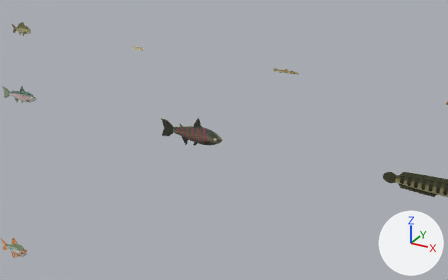
One commit to the Blender file blend/fish.blend: the scene before it, then after it.
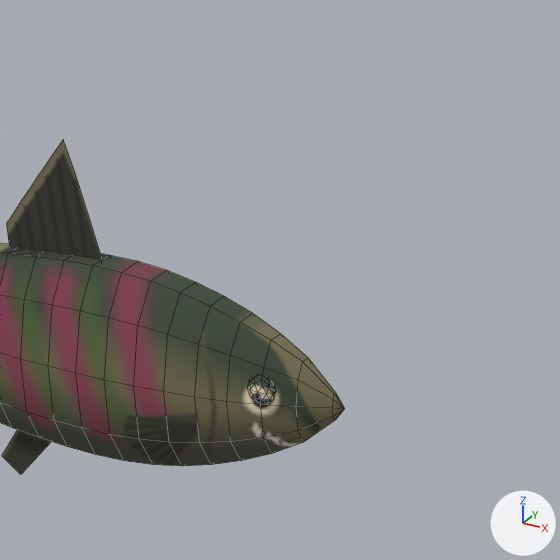
Old and new are each drawn from a 50 mm camera at (17.189, -12.268, 4.148) aimed at (12.523, -3.783, -0.094) and again close up on the part from 43% to 54% of the width and 38% to 55% of the height. The lights are fixed; the arrows at lower right show +X, +Y and +Z. The last two pictures show the newer version. The close-ups show mesh edges as thin lines.

Before the edit, the objects in view are built like this:
```python
me_fish_yeoneo = bpy.data.meshes.new('fish_yeoneo')
me_fish_yeoneo.from_pydata(...)  # 389 vertices, 385 faces; spans x -0.6..0.616, y -0.076..0.076, z -0.255..0.324
me_fish_yeoneo.materials.append(mat_tx_yeoneo)  # picture img_tx_yeoneo_png
ob_fish_yeoneo = bpy.data.objects.new('fish_yeoneo', me_fish_yeoneo)
ob_fish_yeoneo.location = (12.0, -4.0, 0.0)
```
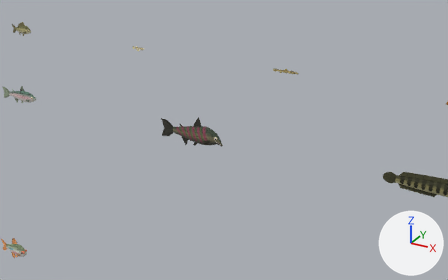
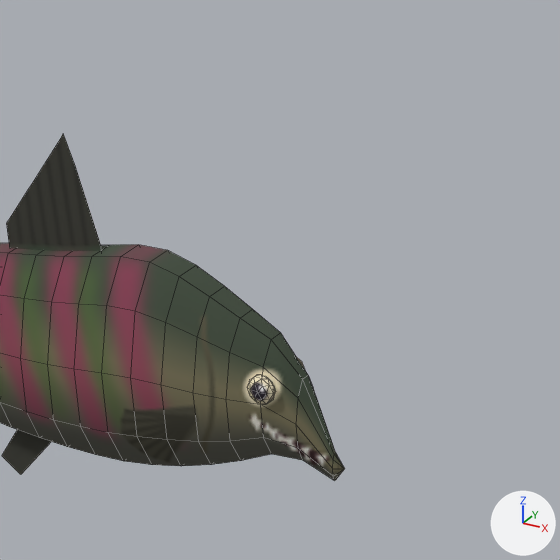
Changed parts and their boxes (x1, y1, x2, y2) in the close-ups (560 x 560 px; the box of a moved part takes in the faces that stretch with it):
'fish_yeoneo', reshaped, surface changed: before (0, 140, 345, 474); after (0, 134, 345, 481)
part 1 of me_fish_yeoneo, moved or reshaped: before (2, 140, 345, 466); after (2, 134, 345, 481)
part 2 of me_fish_yeoneo, surface changed: before (0, 140, 345, 466); after (0, 134, 345, 481)

What changed in the scene script:
```text
Change me_fish_yeoneo:
    used by ob_fish_yeoneo; location = (12.0, -4.0, 0.0)
    remove me_fish_yeoneo.from_pydata(...)  # 389 vertices, 385 faces; spans x -0.6..0.616, y -0.076..0.076, z -0.255..0.324
    add me_fish_yeoneo.from_pydata(...)  # 389 vertices, 385 faces; spans x -0.6..0.616, y -0.083..0.083, z -0.255..0.333
    me_fish_yeoneo part 1: 125 of 389 vertices moved; they spanned x 0.075..0.616, y -0.076..0.076, z -0.148..0.324 and now span x 0.075..0.616, y -0.083..0.083, z -0.148..0.333; mean shift (0.0, 0.0, -0.004); largest move (0.6, 0.002, -0.021) -> (0.6, 0.002, -0.114)
    me_fish_yeoneo part 2: texture (UV) coordinates of 385 of 385 faces, centred in x -0.483..0.605, y -0.069..0.069, z -0.175..0.191, changed; they spanned u 0.02..0.98, v 0.1..0.95 and now span u 0.02..0.98, v 0.1..0.92
```
